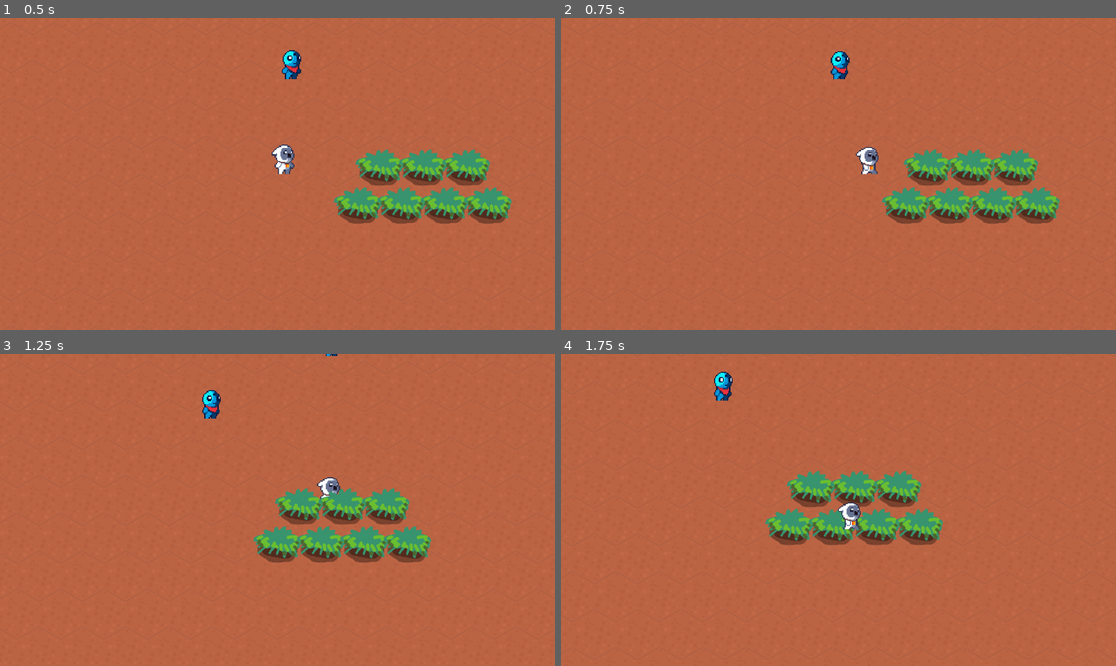
Above: before the commit, frames 1-4 (two rows, left to right).
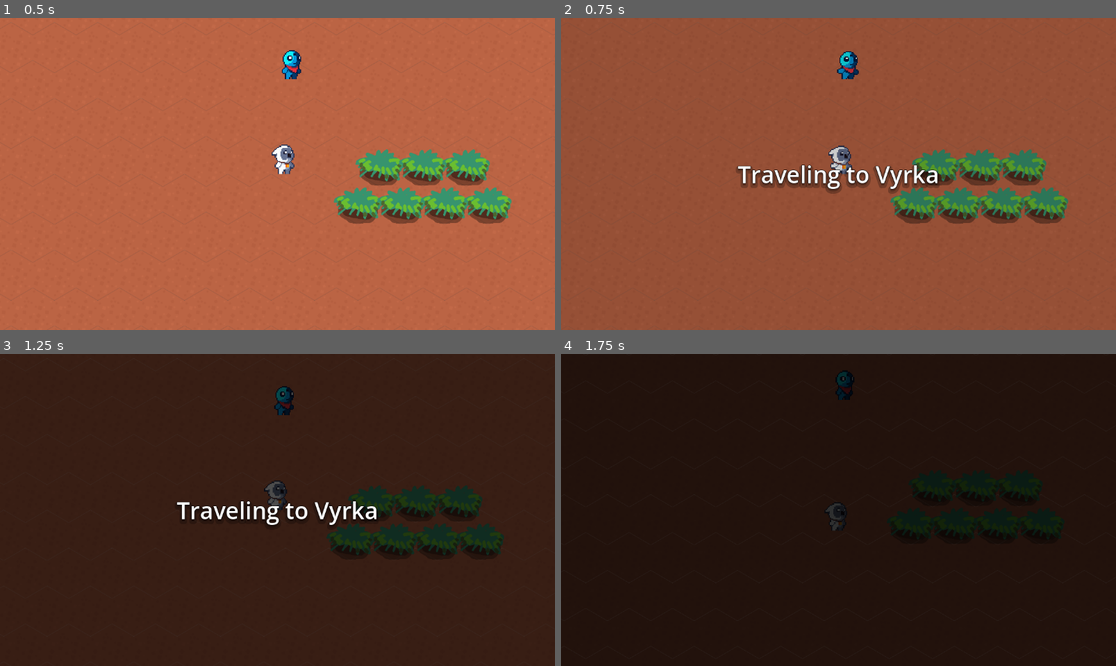
Above: after the commit, the same moments.

Repository: cabutia/chronicles-of-elandria
Game: Godot game, scene res://Scenes/GameScene.tscn
The game is run twice, just before and just after one commit, with the same random seed, the same clock (stepped at 60 frames per second) and the same inputs.
Inputs:
- Up to frame 1 (0.5 s): no input
- Up to frame 2 (0.75 s): tap Enter (ui_accept) at 0.5, 0.6 s; hold D (player_right) from 0.53 s (still down)
- Up to frame 3 (1.25 s): keep holding D (player_right); tap Enter (ui_accept) at 0.77, 1.07 s
- Up to frame 4 (1.75 s): release D (player_right) at 1.28 s; hold S (player_down) from 1.28 s (still down); tap Enter (ui_accept) at 1.35, 1.52 s

Frame 1 is identical in both runs. In frame 2, 98% of the frame differs, in the area x 0-100%, y 0-100%; in frame 3, 100%; in frame 4, 100%.

Commit message:
Adds animated transition between worlds. Blocks the player movement while traveling

Diff:
--- a/Entities/Player.gd
+++ b/Entities/Player.gd
@@ -1,12 +1,14 @@
 class_name Player extends CharacterBody2D
 
 @onready var entity_map = $"/root/EntityMap";
+@onready var world_manager = $"/root/WorldManager";
 
 @onready var character_socket: Node2D = $CharacterPlaceholder;
 @onready var label = $Label
 
 var character: BaseCharacter;
 var speed = 500
+var can_move = true;
 
 func set_character(type: String):
 	var character_scene = entity_map.get_entity(type)
@@ -18,9 +20,25 @@
 
 # Called when the node enters the scene tree for the first time.
 func _ready():
-	pass
+	world_manager.connect('change_started', on_world_change_started)
+	world_manager.connect('change_finished', on_world_change_finished)
+	world_manager.connect('change_ready', on_world_change_ready)
+
+func on_world_change_ready(spawn_point: Vector2):
+	print('"change ready')
+	position = spawn_point
+
+func on_world_change_started():
+	print("change started")
+	can_move = false
+
+func on_world_change_finished():
+	print("change finished")
+	can_move = true
 
 func _unhandled_input(event):
+	if !can_move:
+		return
 	if Input.is_action_just_pressed("player_left"):
 		character.get_sprite().flip_h = true
 	elif Input.is_action_just_pressed("player_right"):
@@ -31,6 +49,9 @@
 
 # Called every frame. 'delta' is the elapsed time since the previous frame.
 func _physics_process(delta):
+	if !can_move:
+		return
+
 	var direction = Input.get_vector("player_left", "player_right", "player_up", "player_down")
 
 	velocity = direction * speed
--- a/Managers/WorldManager.gd
+++ b/Managers/WorldManager.gd
@@ -1,3 +1,4 @@
+# WorldManager
 extends Node
 
 var VirkaWorld: PackedScene = preload("res://Worlds/Vyrka.tscn");
@@ -6,9 +7,43 @@
 	"vyrka": VirkaWorld,
 	"lumia": LumiaWorld
 }
+var spawn_points: Dictionary = {
+	"vyrka": Vector2(100, 100),
+	"lumia": Vector2(100, 0)
+}
+
+var world_name_map: Dictionary = {
+	"vyrka": "Vyrka",
+	"lumia": "Lumia"
+}
 
 var current_world: Node;
-@onready var target = get_tree().get_root().get_node("Game/WorldPlaceholder")
+
+signal change_started
+signal change_finished
+signal change_ready;
+
+@onready var target = get_tree().get_root().get_node("Game/WorldContainer")
+@onready var fader: CanvasModulate = get_tree().get_root().get_node("Game/WorldFader")
+@onready var animation_player: AnimationPlayer = fader.get_node("AnimationPlayer")
+
+var target_world: String;
+
+func change(name: String):
+	target_world = name
+	change_started.emit();
+	animation_player.connect('animation_finished', on_fade_finish)
+	animation_player.play('fade_in')
+
+func on_fade_finish(name: String):
+	if name == "fade_in":
+		load_map(target_world)
+		animation_player.play('fade_out')
+		change_ready.emit(spawn_points[target_world])
+	elif name == 'fade_out':
+		change_finished.emit()
+		target_world = ''
+
 
 # Called when the node enters the scene tree for the first time.
 func load_map(name: String):
@@ -21,3 +56,9 @@
 	var instance = world.instantiate();
 	current_world = instance;
 	target.add_child(current_world)
+
+func get_target_world():
+	return target_world;
+
+func get_target_world_name():
+	return world_name_map[get_target_world()]
--- a/Scenes/GameManager.gd
+++ b/Scenes/GameManager.gd
@@ -34,8 +34,8 @@
 func _process(delta):
 	if Input.is_action_just_pressed("ui_accept"):
 		if (is_lumia):
-			world_manager.load_map('vyrka')
+			world_manager.change('vyrka')
 			is_lumia = false
 		else:
-			world_manager.load_map('lumia')
+			world_manager.change('lumia')
 			is_lumia = true
--- a/Scenes/GameScene.tscn
+++ b/Scenes/GameScene.tscn
@@ -1,7 +1,68 @@
-[gd_scene load_steps=3 format=3 uid="uid://cjvbroogi0bow"]
+[gd_scene load_steps=9 format=3 uid="uid://cjvbroogi0bow"]
 
 [ext_resource type="Script" path="res://Scenes/GameManager.gd" id="1_inkyl"]
 [ext_resource type="Script" path="res://Scenes/MainCamera.gd" id="2_tg0x4"]
+[ext_resource type="Script" path="res://Scenes/WorldFaderLabel.gd" id="3_uebqu"]
+
+[sub_resource type="Animation" id="Animation_6y0bm"]
+resource_name = "fade_in"
+tracks/0/type = "value"
+tracks/0/imported = false
+tracks/0/enabled = true
+tracks/0/path = NodePath(".:color")
+tracks/0/interp = 1
+tracks/0/loop_wrap = true
+tracks/0/keys = {
+"times": PackedFloat32Array(0, 1),
+"transitions": PackedFloat32Array(1, 1),
+"update": 0,
+"values": [Color(1, 1, 1, 1), Color(0, 0, 0, 1)]
+}
+
+[sub_resource type="Animation" id="Animation_6np5f"]
+length = 0.001
+tracks/0/type = "value"
+tracks/0/imported = false
+tracks/0/enabled = true
+tracks/0/path = NodePath(".:color")
+tracks/0/interp = 1
+tracks/0/loop_wrap = true
+tracks/0/keys = {
+"times": PackedFloat32Array(0),
+"transitions": PackedFloat32Array(1),
+"update": 0,
+"values": [Color(1, 1, 1, 1)]
+}
+
+[sub_resource type="Animation" id="Animation_hbgg0"]
+resource_name = "fade_out"
+tracks/0/type = "value"
+tracks/0/imported = false
+tracks/0/enabled = true
+tracks/0/path = NodePath(".:color")
+tracks/0/interp = 1
+tracks/0/loop_wrap = true
+tracks/0/keys = {
+"times": PackedFloat32Array(0, 1),
+"transitions": PackedFloat32Array(1, 1),
+"update": 0,
+"values": [Color(0, 0, 0, 1), Color(1, 1, 1, 1)]
+}
+
+[sub_resource type="AnimationLibrary" id="AnimationLibrary_xkis3"]
+_data = {
+"RESET": SubResource("Animation_6np5f"),
+"fade_in": SubResource("Animation_6y0bm"),
+"fade_out": SubResource("Animation_hbgg0")
+}
+
+[sub_resource type="LabelSettings" id="LabelSettings_j1rus"]
+font_size = 48
+outline_size = 3
+outline_color = Color(0, 0, 0, 1)
+shadow_size = 20
+shadow_color = Color(0, 0, 0, 0.25098)
+shadow_offset = Vector2(0, 5)
 
 [node name="Game" type="Node2D"]
 y_sort_enabled = true
@@ -13,8 +74,35 @@
 position_smoothing_speed = 3.0
 script = ExtResource("2_tg0x4")
 
-[node name="WorldPlaceholder" type="Node2D" parent="."]
+[node name="WorldContainer" type="Node2D" parent="."]
 y_sort_enabled = true
 
 [node name="PlayerPlaceholder" type="Node2D" parent="."]
 y_sort_enabled = true
+
+[node name="WorldFader" type="CanvasModulate" parent="."]
+
+[node name="AnimationPlayer" type="AnimationPlayer" parent="WorldFader"]
+libraries = {
+"": SubResource("AnimationLibrary_xkis3")
+}
+
+[node name="CanvasLayer" type="CanvasLayer" parent="."]
+
+[node name="WorldFaderLabel" type="Label" parent="CanvasLayer"]
+anchors_preset = 8
+anchor_left = 0.5
+anchor_top = 0.5
+anchor_right = 0.5
+anchor_bottom = 0.5
+offset_left = -20.0
+offset_top = -13.0
+offset_right = 20.0
+offset_bottom = 13.0
+grow_horizontal = 2
+grow_vertical = 2
+text = "Foo"
+label_settings = SubResource("LabelSettings_j1rus")
+horizontal_alignment = 1
+vertical_alignment = 1
+script = ExtResource("3_uebqu")
--- /dev/null
+++ b/Scenes/WorldFaderLabel.gd
@@ -0,0 +1,20 @@
+extends Label
+
+@onready var world_manager = $"/root/WorldManager";
+
+# Called when the node enters the scene tree for the first time.
+func _ready():
+	visible = false
+	world_manager.connect("change_started", on_change_started)
+	world_manager.connect("change_ready", on_change_ready)
+
+func on_change_started():
+	visible = true
+	text = "Traveling to %s" % world_manager.get_target_world_name()
+
+func on_change_ready(_name):
+	visible = false
+
+# Called every frame. 'delta' is the elapsed time since the previous frame.
+func _process(delta):
+	pass
